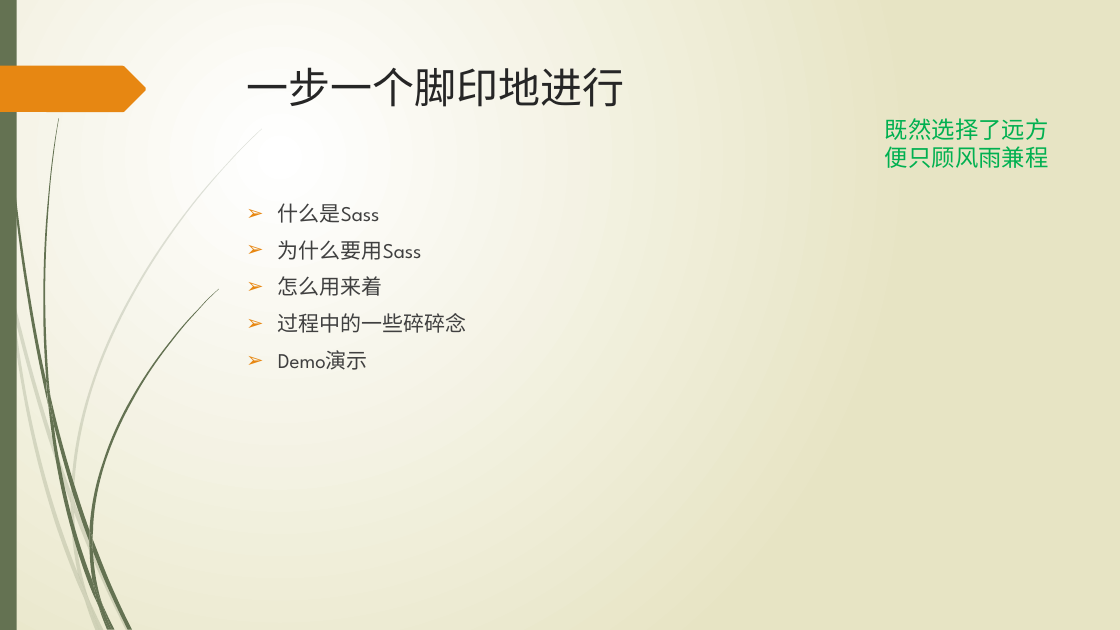
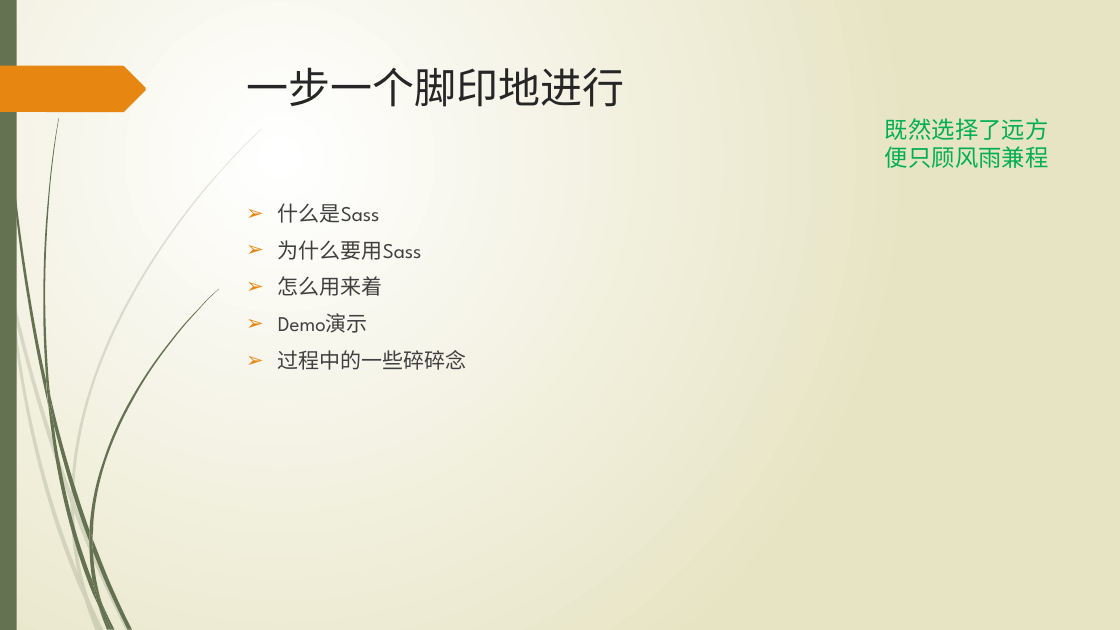
Before and after one commit to wangweihui/sassdemo, a slide deck: slide 3 of SASS愈行愈远.pptx. Drawn at 1120x630 pixels with LibreOffice and Linux fonts; fonts in the diff are those of the drawing. Boxes give left, top, right and bottom in pixels: in the first picture for what was removed or moved away, otherwise in the second. Text is boxed around its words. In the diff, an @@ line names an element or a change of style, - is before the commit and + after.

```diff
--- a/SASS愈行愈远.pptx
+++ b/SASS愈行愈远.pptx
@@ text at <box>278,313,368,333</box>: paragraph added @@
+➢ Demo演示
@@ text at <box>278,350,368,370</box>: paragraph removed @@
-➢ Demo演示
```
Also in this commit, not shown: 3 other slides changed, 2 slides added, 1 other file.
